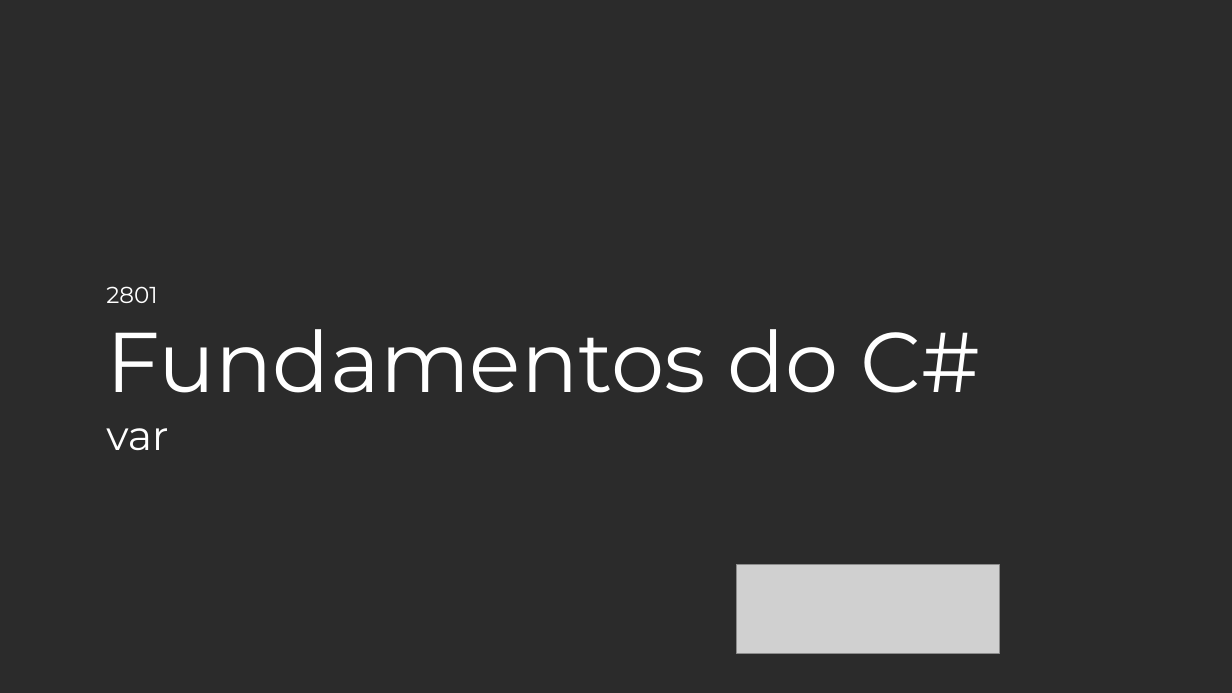
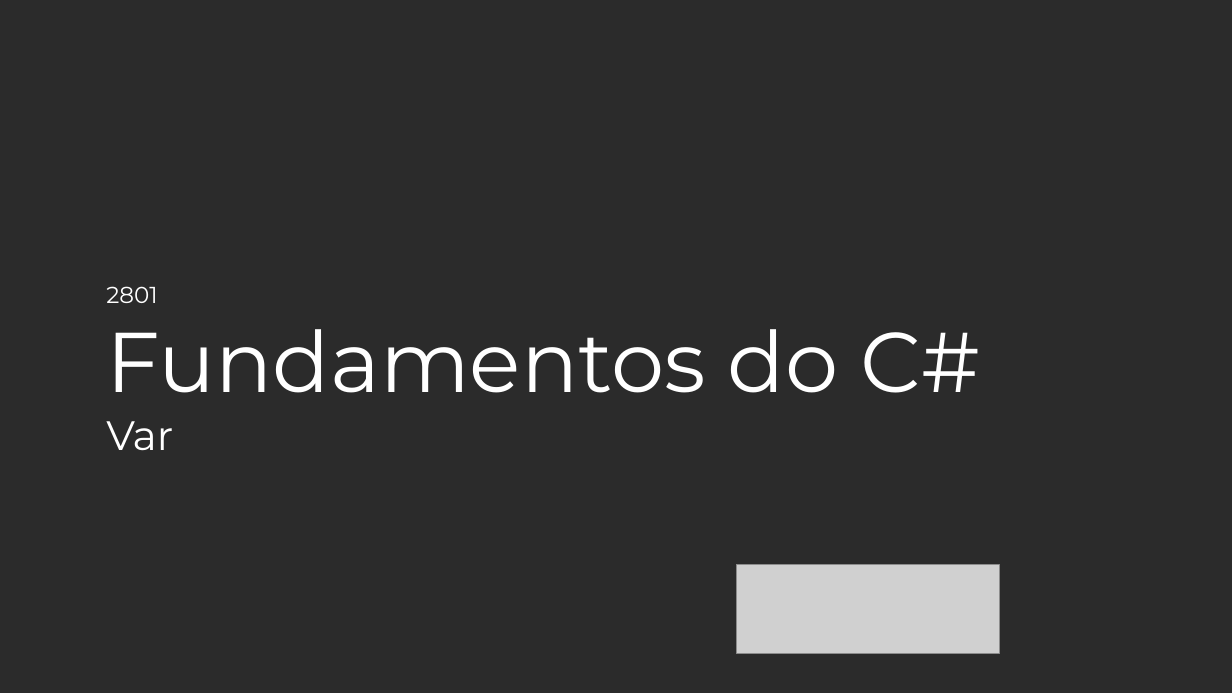
Before and after one commit to balta-io/2801, a slide deck: slide 46 of material-apoio/Modulo 5 - Linguagem de Programacao/2801 - Modulo 5 - Linguagem de Programacao.pptx. Drawn at 1232x693 pixels with LibreOffice and Linux fonts; fonts in the diff are those of the drawing; grey boxes stand for pictures; background and template pictures are left out; a plain dark background stands for a picture behind light text. Boxes give left, top, right and bottom in pixels: in the first picture for what was removed or moved away, otherwise in the second. Text is boxed around its words. In the diff, an @@ line names an element or a change of style, - is before the commit and + after.

```diff
--- a/material-apoio/Modulo 5 - Linguagem de Programacao/2801 - Modulo 5 - Linguagem de Programacao.pptx
+++ b/material-apoio/Modulo 5 - Linguagem de Programacao/2801 - Modulo 5 - Linguagem de Programacao.pptx
@@ text at [106, 421, 173, 450]: text changed @@
-var
+Var
```
Also in this commit, not shown: 8 other slides changed, 51 slides added.
